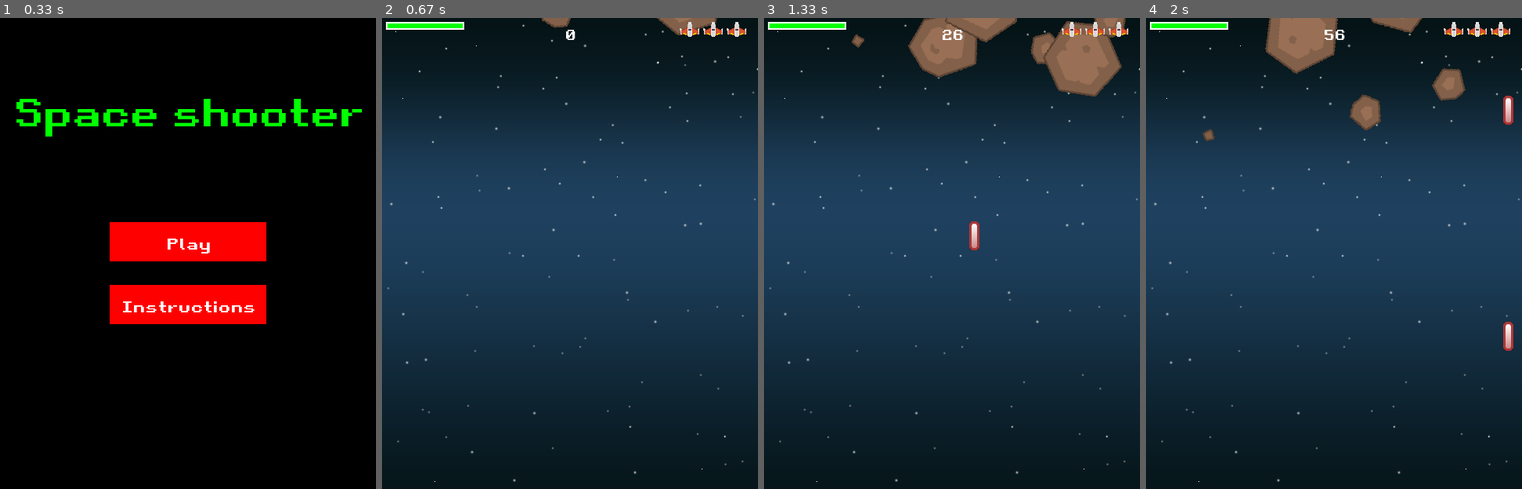
Above: before the commit, frames 1-4 (left to right).
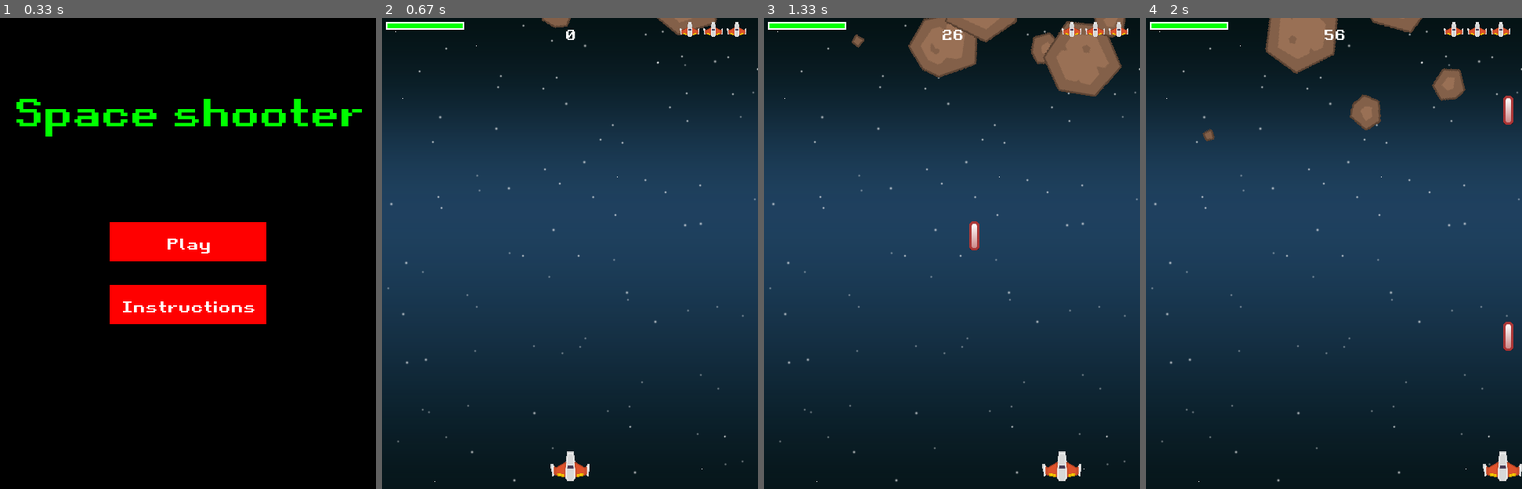
Above: after the commit, the same moments.

Repository: j-tesla/space-shooter
Game: pygame game, started from main.py
Same seed, same stepped clock (60 frames per second), same inputs: the game is played once before the commit and once after it.
Inputs (mouse positions are in pixels of both pictures, inside the frame that each line leads up to):
- Up to frame 1 (0.33 s): no input
- Up to frame 2 (0.67 s): click (570, 253) at 0.38 s
- Up to frame 3 (1.33 s): tap Space at 0.67, 1.07 s; hold Right from 1 s (still down)
- Up to frame 4 (2 s): tap Space at 1.37, 1.57, 1.87 s; release Right at 1.47 s; hold Right 1.5-1.97 s

Frame 1 is identical in both runs. In frame 2, 0.3% of the frame differs, in the area x 44-56%, y 92-99%; in frame 3, 0.3%; in frame 4, 0.3%.

Commit message:
Update main.py
Decrease the flickering rate

Signed-off-by: Jayanth PSY <58279279+j-tesla@users.noreply.github.com>

Diff:
--- a/main.py
+++ b/main.py
@@ -256,7 +256,7 @@
     def update(self):
         # invulnerable time
         if self.just_started:
-            if self.flicker % 2 == 0:
+            if (self.flicker // 4) % 2 == 0:
                 self.rect.centery = HEIGHT + 200
             else:
                 self.rect.bottom = HEIGHT - 10
